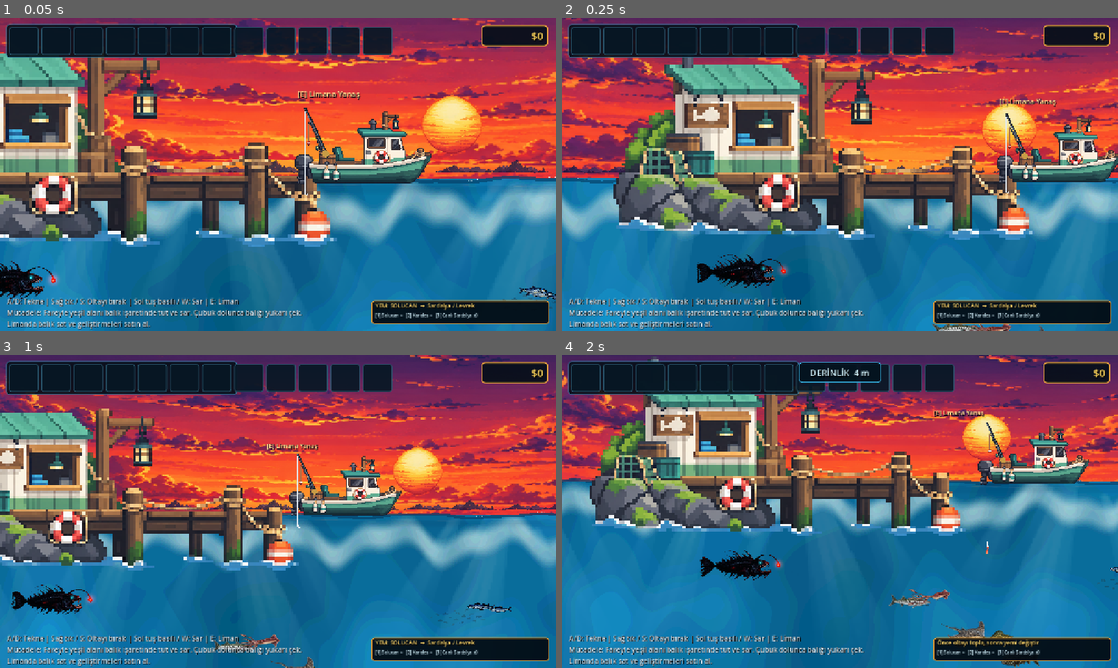
Above: before the commit, frames 1-4 (two rows, left to right).
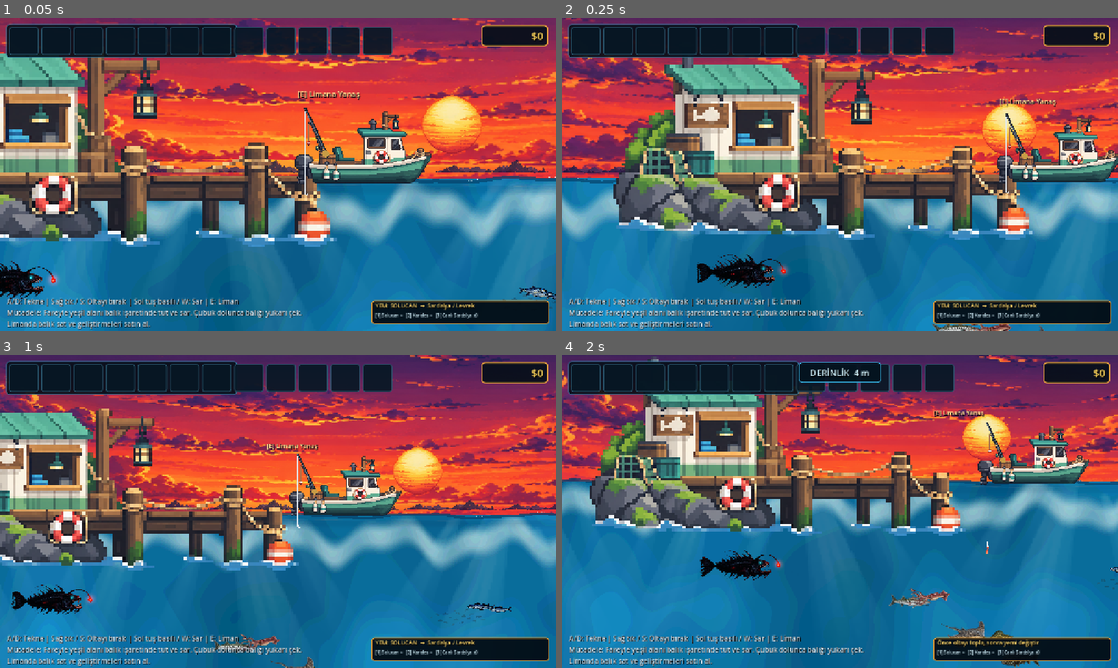
Above: after the commit, the same moments.

Repository: mirackayademir/TinyFisher
Game: Godot game, scene res://scenes/world.tscn
The game is run twice, just before and just after one commit, with the same random seed, the same clock (stepped at 60 frames per second) and the same inputs.
Inputs (mouse positions are in pixels of both pictures, inside the frame that each line leads up to):
- Up to frame 1 (0.05 s): no input
- Up to frame 2 (0.25 s): no input
- Up to frame 3 (1 s): tap Enter at 0.5 s; move the mouse to (400, 495) at 0.52 s; hold D (move_right) from 0.53 s (still down); tap E (dock) at 0.6 s; click (400, 495) at 0.67 s
- Up to frame 4 (2 s): move the mouse to (728, 527) at 1.27 s; release D (move_right) at 1.28 s; hold S from 1.28 s (still down); tap 1 at 1.35 s

Frame 1 is identical in both runs. In frame 2, less than 0.1% of the frame differs, in the area x 73-81%, y 97-100%; in frame 3, 0.1%; in frame 4, 0.2%, in the area x 62-70%, y 74-81%.

Commit message:
Rebuild Squid with independent limb and fin animation

Diff:
--- a/scenes/fish.gd
+++ b/scenes/fish.gd
@@ -688,7 +688,7 @@
 	elif fish_type == "Kalamar":
 		# Kalamarın ana itişi kuyruk sallamak değil, mantoyu kasıp suyu jet olarak atmaktır.
 		# Mesh manto kasılmasını, yüzgeç dalgasını ve gecikmeli tentakül akışını ayrı ayrı işler.
-		rig_squid_mesh = _create_squid_jet_mesh()
+		rig_squid_mesh = _create_squid_independent_limbs_mesh()
 
 	fish_sprite.visible = false
 	_update_rig_direction()
@@ -964,15 +964,15 @@
 	return mesh_instance
 
 
-func _create_squid_jet_mesh() -> MeshInstance2D:
+func _create_squid_independent_limbs_mesh() -> MeshInstance2D:
 	var mesh_instance := MeshInstance2D.new()
-	mesh_instance.name = "SquidJetBodyMesh"
+	mesh_instance.name = "SquidIndependentLimbsMesh"
 	mesh_instance.z_index = 4
 	articulated_rig.add_child(mesh_instance)
 
-	# İnce grid; manto sıkışması ve tentakül dalgası keskin kırılmadan akar.
-	var columns: int = 56
-	var rows: int = 16
+	# Çok sık grid: her kol/tentakülün kendi dalgası komşu kola daha az taşsın.
+	var columns: int = 72
+	var rows: int = 28
 	var vertices := PackedVector2Array()
 	var uvs := PackedVector2Array()
 	var indices := PackedInt32Array()
@@ -1017,51 +1017,112 @@
 
 uniform sampler2D fish_texture : source_color, filter_linear;
 uniform float motion_phase = 0.0;
+uniform float swim_strength = 1.0;
+uniform float jet_power = 0.0;
 uniform float mantle_breath = 0.0;
-uniform float jet_power = 0.0;
-uniform float tentacle_amplitude = 5.0;
-uniform float fin_amplitude = 2.4;
+uniform float fin_strength = 1.0;
+
+float band_mask(float y, float center, float width) {
+	return 1.0 - smoothstep(width * 0.42, width, abs(y - center));
+}
 
 void vertex() {
-	// Kalamar yatay çizimde gövde/manto merkez-sol bölgede,
-	// baş ve kollar ön tarafta kabul edilir. Maskeler yumuşak tutulduğu için
-	// görselin kendi konturu korunur ve transparan alanlar etkilenmez.
-
-	// Manto: normalde yavaş solunumla genişleyip daralır.
-	// Jet anında dikey olarak sıkışırken uzun eksende çok hafif uzar.
-	float mantle_x = smoothstep(0.12, 0.25, UV.x) * (1.0 - smoothstep(0.53, 0.68, UV.x));
-	float center_dist = UV.y - 0.50;
-	float mantle_center = 1.0 - smoothstep(0.18, 0.47, abs(center_dist));
-	float mantle_mask = mantle_x * mantle_center;
-	float radial_dir = sign(center_dist);
-	float breath_amount = sin(motion_phase * 0.72) * 1.15 + mantle_breath * 1.35;
-	VERTEX.y += radial_dir * breath_amount * mantle_mask;
-	VERTEX.y -= radial_dir * jet_power * 5.2 * mantle_mask;
-	VERTEX.x += jet_power * 2.4 * mantle_mask;
-
-	// Manto yan yüzgeçleri ana itiş kaynağı değil; sakin yüzüşte küçük dalgalar üretir.
-	float fin_y = smoothstep(0.18, 0.38, abs(center_dist));
-	float fin_x = smoothstep(0.12, 0.24, UV.x) * (1.0 - smoothstep(0.48, 0.62, UV.x));
-	float fin_mask = fin_y * fin_x;
-	float fin_wave = sin(motion_phase * 1.12 + UV.x * 8.4 + UV.y * 4.0);
-	VERTEX.y += radial_dir * fin_wave * fin_amplitude * fin_mask;
-
-	// Kollar / tentaküller: gövdeden sonra gecikmeli bir akış dalgası.
-	// Jet sırasında su direnciyle daha geriye toplanıp dalga genliği biraz azalır.
-	float arm_x = smoothstep(0.48, 0.66, UV.x);
-	float arm_edge = smoothstep(0.08, 0.31, abs(center_dist));
-	float arm_mask = arm_x * (0.48 + arm_edge * 0.52);
-	float arm_wave_a = sin(motion_phase * 1.28 + UV.x * 10.8 + UV.y * 5.2);
-	float arm_wave_b = sin(motion_phase * 0.91 + UV.x * 15.0 - UV.y * 6.4 + 1.15);
-	float jet_arm_damp = mix(1.0, 0.48, jet_power);
-	VERTEX.y += (arm_wave_a * 0.72 + arm_wave_b * 0.28) * tentacle_amplitude * arm_mask * jet_arm_damp;
-
-	// Jet anında kollar eksen boyunca biraz daha düzleşip geriye uzar.
-	VERTEX.x += jet_power * 4.6 * arm_mask;
-
-	// Baş merkezi fazla oynamasın; yalnızca çok küçük canlılık hareketi.
-	float head_mask = smoothstep(0.42, 0.56, UV.x) * (1.0 - smoothstep(0.72, 0.84, UV.x));
-	VERTEX.y += sin(motion_phase * 0.63 + 0.8) * 0.45 * head_mask;
+	// Kaynak çizimde kafa yaklaşık UV.x 0.50 civarında, kollar sola uzanıyor.
+	// Kollar için hareket kafa dibinde sıfıra yaklaşır, uçlara doğru büyür.
+	float arm_zone = (1.0 - smoothstep(0.46, 0.535, UV.x)) * smoothstep(0.08, 0.15, UV.x);
+	float tip_gain = pow(clamp((0.535 - UV.x) / 0.44, 0.0, 1.0), 0.72);
+	float base_gain = arm_zone * (0.28 + 0.72 * tip_gain);
+
+	// Her kol için çizimdeki doğal eğriyi yaklaşık takip eden ayrı merkez hattı.
+	// 8 kısa kol + 2 uzun av tentakülü = 10 bağımsız hareket.
+	float c1 = 0.205 + UV.x * 0.59;
+	float c2 = 0.330 + UV.x * 0.34;
+	float c3 = 0.455 + UV.x * 0.15;
+	float c4 = 0.515 + UV.x * 0.09;
+	float c5 = 0.565 + UV.x * 0.05;
+	float c6 = 0.620 - UV.x * 0.02;
+	float c7 = 0.705 - UV.x * 0.20;
+	float c8 = 0.825 - UV.x * 0.43;
+	float c9 = 0.760 - UV.x * 0.31;
+	float c10 = 0.650 - UV.x * 0.13;
+
+	float m1 = band_mask(UV.y, c1, 0.050) * base_gain;
+	float m2 = band_mask(UV.y, c2, 0.047) * base_gain;
+	float m3 = band_mask(UV.y, c3, 0.042) * base_gain;
+	float m4 = band_mask(UV.y, c4, 0.040) * base_gain;
+	float m5 = band_mask(UV.y, c5, 0.039) * base_gain;
+	float m6 = band_mask(UV.y, c6, 0.041) * base_gain;
+	float m7 = band_mask(UV.y, c7, 0.046) * base_gain;
+	float m8 = band_mask(UV.y, c8, 0.052) * base_gain;
+	float m9 = band_mask(UV.y, c9, 0.046) * base_gain;
+	float m10 = band_mask(UV.y, c10, 0.040) * base_gain;
+
+	// Yüzme yönüne göre bütün rig aynalandığı için bu dalgalar her iki yönde de
+	// kafa önde, kollar arkada akacak şekilde çalışır.
+	float travel = (0.535 - UV.x) * 13.0;
+	float jet_damp = mix(1.0, 0.56, jet_power);
+
+	float w1 = sin(motion_phase * 1.03 + travel * 0.92 + 0.10);
+	float w2 = sin(motion_phase * 1.11 + travel * 1.02 + 0.82);
+	float w3 = sin(motion_phase * 0.96 + travel * 1.10 + 1.47);
+	float w4 = sin(motion_phase * 1.16 + travel * 0.97 + 2.12);
+	float w5 = sin(motion_phase * 0.91 + travel * 1.15 + 2.76);
+	float w6 = sin(motion_phase * 1.08 + travel * 1.05 + 3.42);
+	float w7 = sin(motion_phase * 0.99 + travel * 0.88 + 4.03);
+	float w8 = sin(motion_phase * 1.13 + travel * 0.95 + 4.72);
+	float w9 = sin(motion_phase * 0.94 + travel * 1.08 + 5.34);
+	float w10 = sin(motion_phase * 1.06 + travel * 1.00 + 5.88);
+
+	float dy =
+		w1 * m1 * 5.8 +
+		w2 * m2 * 5.0 +
+		w3 * m3 * 4.5 +
+		w4 * m4 * 4.2 +
+		w5 * m5 * 4.0 +
+		w6 * m6 * 4.3 +
+		w7 * m7 * 5.1 +
+		w8 * m8 * 6.2 +
+		w9 * m9 * 5.5 +
+		w10 * m10 * 4.6;
+
+	// Her bacağın yatay esnemesi de farklı; böylece yalnız yukarı-aşağı titremez.
+	float dx =
+		cos(motion_phase * 0.91 + travel + 0.20) * m1 * 1.4 +
+		cos(motion_phase * 1.07 + travel + 1.00) * m2 * 1.1 +
+		cos(motion_phase * 0.89 + travel + 1.80) * m3 * 0.9 +
+		cos(motion_phase * 1.13 + travel + 2.50) * m4 * 0.8 +
+		cos(motion_phase * 0.95 + travel + 3.10) * m5 * 0.8 +
+		cos(motion_phase * 1.04 + travel + 3.80) * m6 * 0.9 +
+		cos(motion_phase * 0.92 + travel + 4.50) * m7 * 1.1 +
+		cos(motion_phase * 1.10 + travel + 5.20) * m8 * 1.5 +
+		cos(motion_phase * 0.97 + travel + 5.80) * m9 * 1.25 +
+		cos(motion_phase * 1.02 + travel + 6.30) * m10 * 1.0;
+
+	VERTEX.y += dy * swim_strength * jet_damp;
+	VERTEX.x += dx * swim_strength * jet_damp;
+
+	// Jet sırasında bütün kollar geriye doğru biraz daha düzleşir.
+	// Uçlarda etki büyük, kafa dibinde küçüktür.
+	VERTEX.x -= jet_power * tip_gain * arm_zone * 4.6;
+
+	// Manto artık ana animasyon değil; yalnızca hafif solunum yapıyor.
+	float mantle_x = smoothstep(0.50, 0.59, UV.x) * (1.0 - smoothstep(0.84, 0.90, UV.x));
+	float mantle_y = 1.0 - smoothstep(0.10, 0.31, abs(UV.y - 0.50));
+	float mantle_mask = mantle_x * mantle_y;
+	float radial = sign(UV.y - 0.50);
+	VERTEX.y += radial * sin(motion_phase * 0.46) * mantle_breath * 0.72 * mantle_mask;
+
+	// Sağdaki iki büyük yüzgeç birbirinden BAĞIMSIZ fazlarda açılıp kapanıyor.
+	float fin_x = smoothstep(0.69, 0.75, UV.x) * (1.0 - smoothstep(0.91, 0.96, UV.x));
+	float upper_fin = fin_x * (1.0 - smoothstep(0.47, 0.515, UV.y)) * smoothstep(0.24, 0.34, UV.y);
+	float lower_fin = fin_x * smoothstep(0.505, 0.56, UV.y) * (1.0 - smoothstep(0.74, 0.82, UV.y));
+
+	float upper_wave = sin(motion_phase * 0.78 + UV.x * 7.2 + 0.35);
+	float lower_wave = sin(motion_phase * 0.86 + UV.x * 6.6 + 2.05);
+	VERTEX.y -= upper_wave * 3.4 * upper_fin * fin_strength;
+	VERTEX.y += lower_wave * 3.7 * lower_fin * fin_strength;
+	VERTEX.x += cos(motion_phase * 0.71 + UV.x * 5.8) * 0.8 * upper_fin * fin_strength;
+	VERTEX.x += cos(motion_phase * 0.81 + UV.x * 6.1 + 1.4) * 0.9 * lower_fin * fin_strength;
 }
 
 void fragment() {
@@ -1074,10 +1135,10 @@
 	material.shader = shader
 	material.set_shader_parameter("fish_texture", fish_sprite.texture)
 	material.set_shader_parameter("motion_phase", 0.0)
-	material.set_shader_parameter("mantle_breath", 0.0)
+	material.set_shader_parameter("swim_strength", 1.0)
 	material.set_shader_parameter("jet_power", 0.0)
-	material.set_shader_parameter("tentacle_amplitude", 5.0)
-	material.set_shader_parameter("fin_amplitude", 2.4)
+	material.set_shader_parameter("mantle_breath", 1.0)
+	material.set_shader_parameter("fin_strength", 1.0)
 	mesh_instance.material = material
 	return mesh_instance
 
@@ -1506,36 +1567,31 @@
 	var speed_factor: float = clampf(speed_ratio, 0.30, 3.0)
 	rig_time += delta
 
-	# Normal yüzüşte yumuşak manto nefesi; jet anında kısa ve sert kasılma.
-	var base_rate: float = lerpf(1.15, 1.72, clampf(speed_factor / 2.4, 0.0, 1.0))
-	var phase: float = rig_time * base_rate * 2.05 + swim_phase
-	var breath: float = (sin(rig_time * 1.18 + swim_phase) + 1.0) * 0.5
-
-	# Behavior sistemi jet darbelerinde was_dashing=true veriyor.
-	# Yumuşak easing için jet gücü sinüs darbesiyle şekillendirilir.
-	var jet_power: float = 0.0
-	if was_dashing:
-		jet_power = 0.78 + 0.22 * absf(sin(rig_time * 6.2 + swim_phase))
+	# Kollar yüzüş hızlandıkça biraz hızlanır; birbirlerinin fazını asla paylaşmaz.
+	var motion_rate: float = lerpf(1.35, 2.25, clampf(speed_factor / 2.5, 0.0, 1.0))
+	var phase: float = rig_time * motion_rate + swim_phase
+
+	# Jet davranışı yalnızca kolları akış yönünde toplar.
+	# Eski sürümdeki abartılı manto kasılması tamamen kaldırıldı.
+	var jet_power: float = 1.0 if was_dashing else 0.0
 
 	var squid_material: ShaderMaterial = rig_squid_mesh.material as ShaderMaterial
 	if squid_material != null:
-		var tentacle_amount: float = lerpf(4.2, 6.4, clampf(speed_factor / 2.5, 0.0, 1.0))
-		var fin_amount: float = lerpf(1.8, 3.0, clampf(speed_factor / 2.2, 0.0, 1.0))
+		var limb_strength: float = lerpf(0.84, 1.22, clampf(speed_factor / 2.5, 0.0, 1.0))
+		var fin_strength: float = lerpf(0.82, 1.18, clampf(speed_factor / 2.2, 0.0, 1.0))
 		if was_dashing:
-			tentacle_amount *= 0.82
-			fin_amount *= 0.72
+			limb_strength *= 0.88
+			fin_strength *= 0.76
 
 		squid_material.set_shader_parameter("motion_phase", phase)
-		squid_material.set_shader_parameter("mantle_breath", breath)
+		squid_material.set_shader_parameter("swim_strength", limb_strength)
 		squid_material.set_shader_parameter("jet_power", jet_power)
-		squid_material.set_shader_parameter("tentacle_amplitude", tentacle_amount)
-		squid_material.set_shader_parameter("fin_amplitude", fin_amount)
-
-	# Jet vurunca balığın tamamı çok kısa öne eğilir; normalde neredeyse düz süzülür.
-	var jet_tilt: float = deg_to_rad(-1.6) * jet_power
-	var calm_tilt: float = sin(rig_time * 0.74 + swim_phase) * deg_to_rad(0.18)
-	articulated_rig.rotation += jet_tilt + calm_tilt
-	articulated_rig.position.y = sin(rig_time * 0.82 + swim_phase) * (0.45 if not was_dashing else 0.22)
+		squid_material.set_shader_parameter("mantle_breath", 1.0)
+		squid_material.set_shader_parameter("fin_strength", fin_strength)
+
+	# Gövde çok sakin; karakteri artık bacaklar ve iki bağımsız yüzgeç veriyor.
+	articulated_rig.position.y = sin(rig_time * 0.72 + swim_phase) * 0.32
+	articulated_rig.rotation += sin(rig_time * 0.58 + swim_phase + 0.45) * deg_to_rad(0.11)
 
 	_update_rig_direction()
 
@@ -1737,4 +1793,6 @@
 			if squid_reset_material != null:
 				squid_reset_material.set_shader_parameter("motion_phase", 0.0)
 				squid_reset_material.set_shader_parameter("jet_power", 0.0)
+				squid_reset_material.set_shader_parameter("swim_strength", 1.0)
+				squid_reset_material.set_shader_parameter("fin_strength", 1.0)
 		_update_rig_direction()
